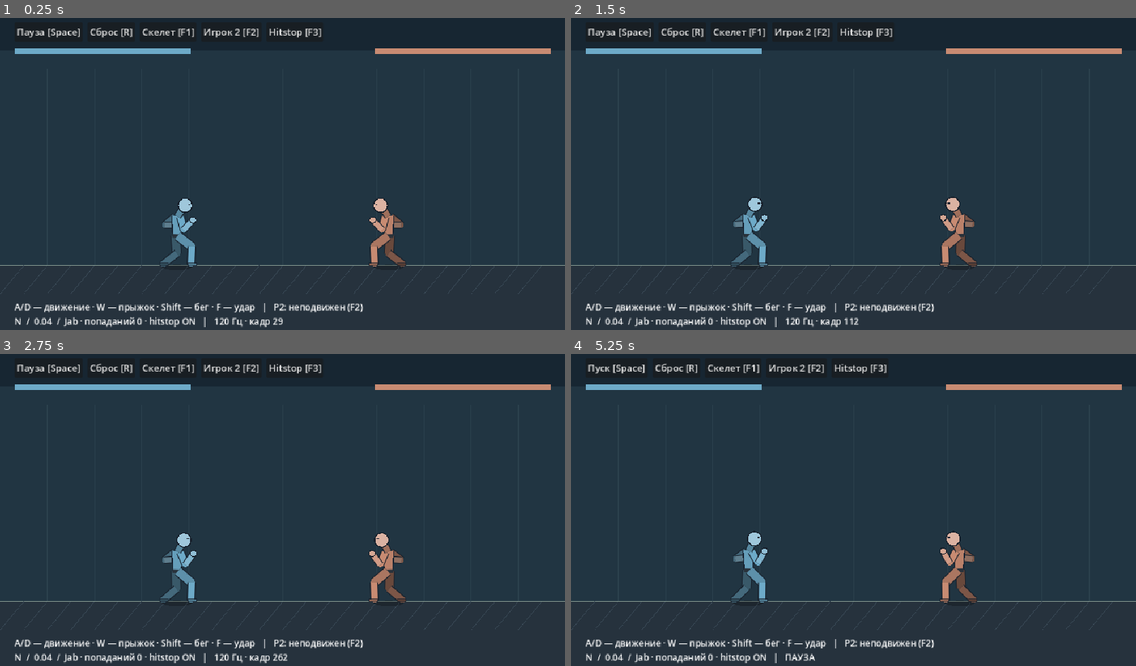
Above: before the commit, frames 1-4 (two rows, left to right).
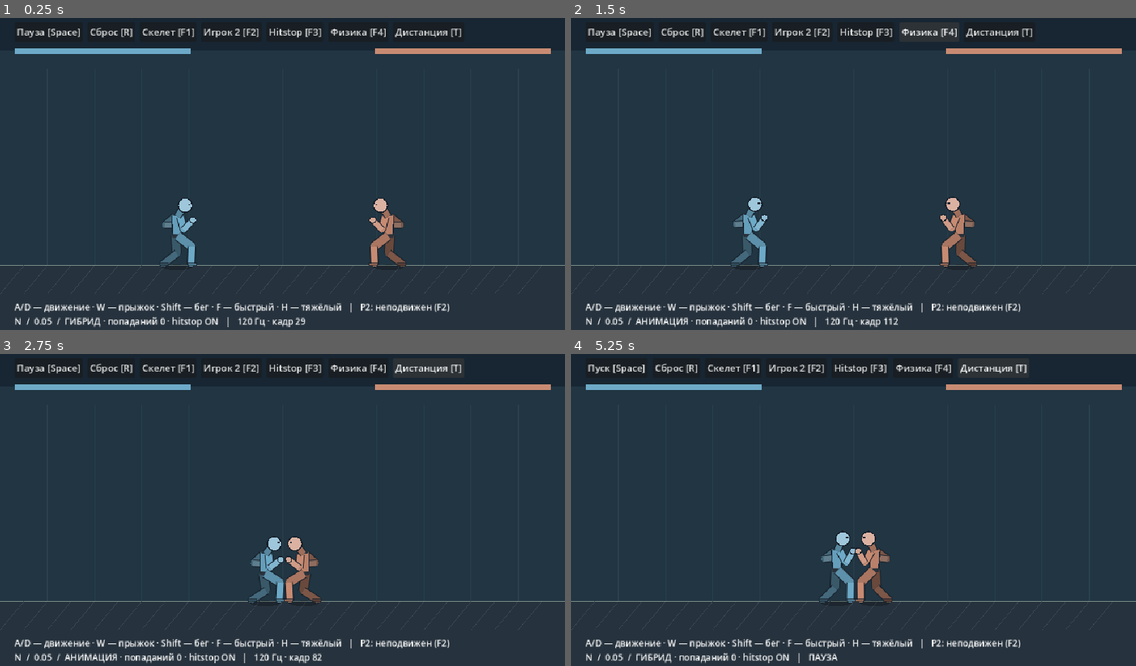
Above: after the commit, the same moments.

Repository: Mefits/pixelfxGadot
Game: Godot game, scene res://game/arena.tscn
The game is run twice, just before and just after one commit, with the same random seed, the same clock (stepped at 60 frames per second) and the same inputs.
Inputs (mouse positions are in pixels of both pictures, inside the frame that each line leads up to):
- Up to frame 1 (0.25 s): no input
- Up to frame 2 (1.5 s): click "Сброс [R]" at 0.5 s; click (926, 30) at 1.25 s, where only the run after the commit has a clickable "Физика [F4]"
- Up to frame 3 (2.75 s): click (429, 366) at 2 s, where only the run after the commit has a clickable "Дистанция [T]"
- Up to frame 4 (5.25 s): click "Пауза [Space]" at 2.75 s; click "Сброс [R]" at 3.5 s; click (921, 366) at 4.25 s, where only the run after the commit has a clickable "Физика [F4]"; click (994, 366) at 5 s, where only the run after the commit has a clickable "Дистанция [T]"

The runs differ from the first frame. In frame 1, 1.6% of the frame differs, in the area x 8-82%, y 3-100%; in frame 2, 1.7%; in frame 3, 4.1%; in frame 4, 4.0%.

Commit message:
N 0.05: heavy punch and bounded coupled spring reaction with A/B comparison

Diff:
--- a/game/arena.gd
+++ b/game/arena.gd
@@ -21,6 +21,8 @@
     _button("Скелет [F1]",func():debug=not debug;queue_redraw())
     _button("Игрок 2 [F2]",_toggle_second)
     _button("Hitstop [F3]",_toggle_hitstop)
+    _button("Физика [F4]",_toggle_hybrid)
+    _button("Дистанция [T]",_close_reset)
     hud=Label.new()
     hud.position=Vector2(24,490)
     hud.add_theme_font_size_override("font_size",15)
@@ -39,8 +41,22 @@
     pause_button.text="Пуск [Space]" if paused else "Пауза [Space]"
     _hud()
 func _reset()->void:
+    var hybrid:bool=world.hybrid_enabled
+    var stop:bool=world.hitstop_enabled
     world=WORLD.new()
+    world.hybrid_enabled=hybrid
+    world.hitstop_enabled=stop
     queue_redraw()
+    _hud()
+func _close_reset()->void:
+    _reset()
+    world.a.separate(150)
+    world.b.separate(world.a.pos.x+66-world.b.pos.x)
+    world.rig_a.sample(world.a)
+    world.rig_b.sample(world.b)
+    queue_redraw()
+func _toggle_hybrid()->void:
+    world.hybrid_enabled=not world.hybrid_enabled
     _hud()
 func _toggle_hitstop()->void:
     world.hitstop_enabled=not world.hitstop_enabled
@@ -56,16 +72,18 @@
         KEY_F1:debug=not debug;queue_redraw()
         KEY_F2:_toggle_second()
         KEY_F3:_toggle_hitstop()
+        KEY_F4:_toggle_hybrid()
+        KEY_T:_close_reset()
 func _held(key:Key)->bool:return Input.is_physical_key_pressed(key)
 func _physics_process(dt:float)->void:
     if paused:return
-    var left:Dictionary={"move":float(_held(KEY_D))-float(_held(KEY_A)),"jump":_held(KEY_W),"run":_held(KEY_SHIFT),"jab":_held(KEY_F)}
-    var right:Dictionary={} if single_player else {"move":float(_held(KEY_RIGHT))-float(_held(KEY_LEFT)),"jump":_held(KEY_UP),"run":_held(KEY_CTRL),"jab":_held(KEY_K)}
+    var left:Dictionary={"move":float(_held(KEY_D))-float(_held(KEY_A)),"jump":_held(KEY_W),"run":_held(KEY_SHIFT),"jab":_held(KEY_F),"heavy":_held(KEY_H)}
+    var right:Dictionary={} if single_player else {"move":float(_held(KEY_RIGHT))-float(_held(KEY_LEFT)),"jump":_held(KEY_UP),"run":_held(KEY_CTRL),"jab":_held(KEY_K),"heavy":_held(KEY_L)}
     world.advance(dt,left,right)
     _hud()
     queue_redraw()
 func _hud()->void:
-    hud.text="A/D — движение · W — прыжок · Shift — бег · F — удар   |   "+("P2: неподвижен (F2)" if single_player else "P2: ←/→ · ↑ · Ctrl · K")+"\nN  /  0.04  /  Jab · попаданий "+str(world.hits)+" · hitst …(118 unchanged characters)…
+    hud.text="A/D — движение · W — прыжок · Shift — бег · F — быстрый · H — тяжёлый   |   "+("P2: неподвижен (F2)" if single_player else "P2: ←/→ · ↑ · Ctrl · K/L")+"\nN  /  0.05  /  "+("ГИБРИД" if world.hybrid_enabled else "АНИМАЦИЯ")+" · попаданий "+str(world.hits)+" · hitst …(118 unchanged characters)…
 func _segment(a:Vector2,b:Vector2,width:float,c:Color)->void:
     draw_line(a,b,Color("#17202b"),width+3,true)
     draw_line(a,b,c,width,true)
--- /dev/null
+++ b/game/impact_reaction.gd
@@ -0,0 +1,31 @@
+extends RefCounted
+## Bounded angular dynamics in facing-right space, degrees and seconds.
+## The pelvis/root is driven by the motor. These channels are visual/pose
+## dynamics, not a free ragdoll or independent rigid-body collider.
+const DT=1.0/120.0
+const LIMITS=Vector4(38,32,50,50)
+var angles:=Vector4.ZERO # torso, head, near arm, far arm
+var speeds:=Vector4.ZERO
+var impacts:int=0
+func clear()->void:
+    angles=Vector4.ZERO
+    speeds=Vector4.ZERO
+func impulse(strength:float,lever:float,direction:float)->void:
+    # Torque scales with the lever arm above the pelvis. Direction is local.
+    var torque:float=clampf(strength,0,2.5)*clampf(lever,.2,1.2)*clampf(direction,-1,1)
+    speeds.x=clampf(speeds.x+torque*510,-1100,1100)
+    # The other channels receive force through the torso, not a synchronized key.
+    impacts+=1
+func step()->void:
+    # Semi-implicit spring integration, fixed dt. Coupling gives secondary lag.
+    var target:=Vector4(0,angles.x*.85,-angles.x*.72,angles.x*.52)
+    var stiffness:=Vector4(120,145,108,92)
+    var damping:=Vector4(17,14,13,12)
+    for i in range(4):
+        speeds[i]+=(stiffness[i]*(target[i]-angles[i])-damping[i]*speeds[i])*DT
+        var raw:float=angles[i]+speeds[i]*DT
+        angles[i]=clampf(raw,-LIMITS[i],LIMITS[i])
+        if angles[i]!=raw:speeds[i]=0
+    if angles.length()<.03 and speeds.length()<.2:clear()
+func finite()->bool:
+    return angles.is_finite() and speeds.is_finite()
--- a/game/jab.gd
+++ b/game/jab.gd
@@ -1,5 +1,13 @@
 extends RefCounted
-## One authored jab, no combo or secondary physics. Fixed 120 Hz.
+## Two authored attacks and optional bounded spring reaction. Fixed 120 Hz.
+const REACTION=preload("res://game/impact_reaction.gd")
+const HEAVY_DURATION=80
+const HEAVY_ACTIVE_FROM=24
+const HEAVY_ACTIVE_TO=36
+const HEAVY_DAMAGE=25
+const HEAVY_KNOCKBACK=235.0
+const HEAVY_HURT=50
+const HEAVY_HITSTOP=10
 const DURATION=48
 const ACTIVE_FROM=12
 const ACTIVE_TO=23
@@ -18,6 +26,23 @@
     [32,1.0,2.0,-50.0,6.0,Vector2(25,5),Vector2(7,10)],
     [48,0.0,0.0,-50.0,0.0,Vector2(20,0),Vector2(7,10)]
 ]
+# Heavy uses the rear fist, compact preparation, full torso drive and longer recovery.
+const HEAVY_KEYS=[
+    [0,0.0,0.0,-50.0,0.0,Vector2(20,0),Vector2(7,10)],
+    [10,1.0,-5.0,-48.0,-12.0,Vector2(17,2),Vector2(-12,9)],
+    [20,1.0,-1.0,-49.0,-4.0,Vector2(17,5),Vector2(3,8)],
+    [24,1.0,6.0,-51.0,19.0,Vector2(10,9),Vector2(42,-2)],
+    [29,1.0,9.0,-51.0,28.0,Vector2(6,10),Vector2(44,-3)],
+    [36,1.0,7.0,-50.0,23.0,Vector2(8,10),Vector2(42,0)],
+    [51,1.0,1.0,-49.0,8.0,Vector2(17,5),Vector2(20,13)],
+    [80,0.0,0.0,-50.0,0.0,Vector2(20,0),Vector2(7,10)]
+]
+var reaction=REACTION.new()
+var kind:String="jab"
+var heavy_latch:bool=false
+var queued_kind:String="jab"
+var hurt_total:int=HURT_TICKS
+var hurt_heavy:bool=false
 var age:int=-1
 var hurt:int=0
 var hp:int=100
@@ -25,38 +50,58 @@
 var connected:bool=false
 var latch:bool=false
 var queued:bool=false
-func capture(pressed:bool)->void:
-    if pressed and not latch:queued=true
+func capture(pressed:bool,heavy:bool=false)->void:
+    if heavy and not heavy_latch:
+        queued=true
+        queued_kind="heavy"
+    elif pressed and not latch:
+        queued=true
+        queued_kind="jab"
     latch=pressed
+    heavy_latch=heavy
+func duration()->int:return HEAVY_DURATION if kind=="heavy" else DURATION
+func fist()->String:return "hand_far" if kind=="heavy" else "hand_near"
+func profile()->Dictionary:
+    return {"damage":HEAVY_DAMAGE,"knockback":HEAVY_KNOCKBACK,"hurt":HEAVY_HURT,"freeze":HEAVY_HITSTOP,"strength":2.0,"heavy":true} if kind=="heavy" else {"damage":DAMAGE,"knockback":KNOCKBACK,"hurt":HURT_TICKS,"freeze":HITSTOP,"strength":1.0,"heavy":false}
 func tick(m)->void:
+    reaction.step()
     if hurt>0:hurt-=1
     if age>=0:
         age+=1
-        if age>=DURATION:age=-1
+        if age>=duration():age=-1
     if queued and hp>0 and hurt==0 and age<0 and m.grounded:
         age=0
+        kind=queued_kind
         connected=false
         attacks+=1
     queued=false
 func locked()->bool:return age>=0 or hurt>0 or hp<=0
-func active()->bool:return age>=ACTIVE_FROM and age<=ACTIVE_TO and not connected
-func receive(m,direction:int)->void:
-    hp=maxi(0,hp-DAMAGE)
+func active()->bool:
+    return age>=(HEAVY_ACTIVE_FROM if kind=="heavy" else ACTIVE_FROM) and age<=(HEAVY_ACTIVE_TO if kind=="heavy" else ACTIVE_TO) and not connected
+func receive(m,direction:int,attack:Dictionary,lever:float)->void:
+    hp=maxi(0,hp-int(attack.damage))
     age=-1
-    hurt=HURT_TICKS
+    hurt=int(attack.hurt)
+    hurt_total=hurt
+    hurt_heavy=bool(attack.heavy)
     queued=false
-    m.velocity.x=KNOCKBACK*direction
-func pose()->Dictionary:
+    m.velocity.x=float(attack.knockback)*direction
+    reaction.impulse(float(attack.strength),lever,float(direction*m.facing))
+func pose(hybrid:bool=false)->Dictionary:
     if hurt>0:
-        var u:float=float(hurt)/HURT_TICKS
-        return {"weight":u,"hip":Vector2(-3,-47),"lean":-24.0,"lead":Vector2(8,19),"rear":Vector2(-6,20)}
+        var u:float=float(hurt)/hurt_total
+        if hybrid:
+            # Small authored loss of balance; actual upper-body motion comes from springs.
+            return {"weight":u*.55,"hip":Vector2(-2,-45 if hurt_heavy else -48),"lean":-5.0,"lead":Vector2(16,8),"rear":Vector2(6,12)}
+        return {"weight":u,"hip":Vector2(-5,-44) if hurt_heavy else Vector2(-3,-47),"lean":-36.0 if hurt_heavy else -24.0,"lead":Vector2(8,19),"rear":Vector2(-6,20)}
     if age<0:return {}
-    var a:Array=KEYS[0]
-    var b:Array=KEYS[1]
-    for i in range(1,KEYS.size()):
-        if age<=int(KEYS[i][0]):
-            a=KEYS[i-1]
-            b=KEYS[i]
+    var keys:Array=HEAVY_KEYS if kind=="heavy" else KEYS
+    var a:Array=keys[0]
+    var b:Array=keys[1]
+    for i in range(1,keys.size()):
+        if age<=int(keys[i][0]):
+            a=keys[i-1]
+            b=keys[i]
             break
     var u:float=float(age-int(a[0]))/float(int(b[0])-int(a[0]))
     u=u*u*(3-2*u)
--- a/game/rig.gd
+++ b/game/rig.gd
@@ -19,7 +19,7 @@
     var end:Vector2=a+direction*d
     var joint:Vector2=a+direction*along+Vector2(-direction.y,direction.x)*height*bend
     return [joint,end]
-func sample(m,action:Dictionary={})->Dictionary:
+func sample(m,action:Dictionary={},reaction:Vector4=Vector4.ZERO)->Dictionary:
     var direction:float=float(m.facing)
     var speed:float=absf(m.velocity.x)
     var relative:float=m.velocity.x*direction
@@ -50,9 +50,10 @@
             var dx:float=absf((foot.x-m.pos.x)*direction-hip_x-(2 if i==0 else -2))
             var max_height:float=sqrt(maxf(4,59.7*59.7-minf(dx,58)*minf(dx,58)))
             hip_y=maxf(hip_y,foot.y-m.pos.y-2-max_height)
+    lean=clampf(lean+reaction.x,-55,55)
     var hip:=Vector2(hip_x,hip_y)
     var chest:=hip+Vector2(0,-TORSO).rotated(deg_to_rad(lean))
-    var head:=chest+Vector2(0,-NECK).rotated(deg_to_rad(lerpf(float(g.head),lean*.6,moving)))
+    var head:=chest+Vector2(0,-NECK).rotated(deg_to_rad(clampf(lerpf(float(g.head),(lean-reaction.x)*.6,moving)+reaction.y,-45,60)))
     var local:Dictionary={"hips":hip,"chest":chest,"head":head}
     for i in range(2):
         var side:String="near" if i==0 else "far"
@@ -74,6 +75,7 @@
         if m.grounded:hand_goal+=Vector2(4*m.land,8*m.land)
         else:hand_goal=shoulder+Vector2(MOTION.air(m,i).hand)
         if weight>0:hand_goal=hand_goal.lerp(shoulder+Vector2(action.lead if i==0 else action.rear),weight)
+        hand_goal=shoulder+(hand_goal-shoulder).rotated(deg_to_rad(reaction.z if i==0 else reaction.w))
         var arm:Array[Vector2]=chain(shoulder,hand_goal,UPPER_ARM,LOWER_ARM,1)
         local["shoulder_"+side]=shoulder
         local["elbow_"+side]=arm[0]
--- a/game/world.gd
+++ b/game/world.gd
@@ -8,6 +8,8 @@
 var freeze:int=0
 var frozen_ticks:int=0
 var hitstop_enabled:bool=true
+var hybrid_enabled:bool=true
+var last_lever:float=0
 var last_contact:=Vector2.ZERO
 var a=M.new(300,1)
 var b=M.new(660,-1)
@@ -24,8 +26,8 @@
         tick(left,right)
         accumulator=maxf(0,accumulator-M.DT)
 func tick(left:Dictionary,right:Dictionary)->void:
-    jab_a.capture(bool(left.get("jab",false)))
-    jab_b.capture(bool(right.get("jab",false)))
+    jab_a.capture(bool(left.get("jab",false)),bool(left.get("heavy",false)))
+    jab_b.capture(bool(right.get("jab",false)),bool(right.get("heavy",false)))
     if freeze>0:
         freeze-=1
         frozen_ticks+=1
@@ -33,8 +35,8 @@
         return
     jab_a.tick(a)
     jab_b.tick(b)
-    var prev_a:Vector2=rig_a.points.hand_near
-    var prev_b:Vector2=rig_b.points.hand_near
+    var prev_a:Vector2=rig_a.points[jab_a.fist()]
+    var prev_b:Vector2=rig_b.points[jab_b.fist()]
     var ax:float=a.pos.x
     var bx:float=b.pos.x
     a.tick(_motor_input(left,jab_a),bx)
@@ -46,23 +48,30 @@
         b.separate(mid+sign0*19-b.pos.x)
         if a.velocity.x*sign0>0:a.velocity.x=0
         if b.velocity.x*sign0<0:b.velocity.x=0
-    rig_a.sample(a,jab_a.pose())
-    rig_b.sample(b,jab_b.pose())
-    # Snapshot both contacts before modifying either fighter.
-    var hit_a:bool=_contact(a,b,jab_a,jab_b,prev_a,rig_a,rig_b)
-    var hit_b:bool=_contact(b,a,jab_b,jab_a,prev_b,rig_b,rig_a)
-    if hit_a:
+    rig_a.sample(a,jab_a.pose(hybrid_enabled),jab_a.reaction.angles if hybrid_enabled else Vector4.ZERO)
+    rig_b.sample(b,jab_b.pose(hybrid_enabled),jab_b.reaction.angles if hybrid_enabled else Vector4.ZERO)
+    # Snapshot contacts and attack parameters before applying either hit.
+    var hit_a:Dictionary=_contact(a,b,jab_a,jab_b,prev_a,rig_a,rig_b)
+    var hit_b:Dictionary=_contact(b,a,jab_b,jab_a,prev_b,rig_b,rig_a)
+    var profile_a:Dictionary=jab_a.profile()
+    var profile_b:Dictionary=jab_b.profile()
+    var pause_ticks:int=0
+    if not hit_a.is_empty():
         jab_a.connected=true
-        last_contact=rig_a.points.hand_near
-        jab_b.receive(b,a.facing)
+        last_contact=hit_a.point
+        last_lever=float(hit_a.lever)
+        jab_b.receive(b,a.facing,profile_a,last_lever)
+        pause_ticks=maxi(pause_ticks,int(profile_a.freeze))
         hits+=1
-    if hit_b:
+    if not hit_b.is_empty():
         jab_b.connected=true
-        last_contact=rig_b.points.hand_near
-        jab_a.receive(a,b.facing)
+        last_contact=hit_b.point
+        last_lever=float(hit_b.lever)
+        jab_a.receive(a,b.facing,profile_b,last_lever)
+        pause_ticks=maxi(pause_ticks,int(profile_b.freeze))
         hits+=1
-    if hit_a or hit_b:
-        if hitstop_enabled:freeze=J.HITSTOP
+    if pause_ticks>0:
+        if hitstop_enabled:freeze=pause_ticks
         # Contact frame stays visible through freeze; hurt pose starts on next tick.
     ticks+=1
 
@@ -70,16 +79,21 @@
     if not j.locked():return input
     return {"lock_facing":true,"hurt":j.hurt>0 or j.hp<=0}
 
-func _contact(src,dst,attack,defender,previous:Vector2,source_rig,target_rig)->bool:
-    if not attack.active() or defender.hp<=0:return false
-    if (dst.pos.x-src.pos.x)*src.facing<=0:return false
-    var p:Vector2=source_rig.points.hand_near
+func _contact(src,dst,attack,defender,previous:Vector2,source_rig,target_rig)->Dictionary:
+    if not attack.active() or defender.hp<=0:return {}
+    if (dst.pos.x-src.pos.x)*src.facing<=0:return {}
+    var p:Vector2=source_rig.points[attack.fist()]
     # Sweep the visible fist against torso capsule sampled at three points.
     # No hit from an arbitrary root distance. Ground/air targets use the same geometry.
     var upper:Vector2=target_rig.points.chest
     var lower:Vector2=target_rig.points.hips
-    for u in [0.0,.5,1.0]:
+    var best:float=17.0
+    var contact:Dictionary={}
+    for u in [0.0,.25,.5,.75,1.0]:
         var center:Vector2=upper.lerp(lower,u)
         var closest:Vector2=Geometry2D.get_closest_point_to_segment(center,previous,p)
-        if center.distance_to(closest)<=17.0:return true
-    return false
+        var distance:float=center.distance_to(closest)
+        if distance<=best:
+            best=distance
+            contact={"point":closest,"lever":clampf(1.0-float(u),.2,1.0)}
+    return contact
--- /dev/null
+++ b/tests/hybrid.gd
@@ -0,0 +1,96 @@
+extends SceneTree
+const W=preload("res://game/world.gd")
+const J=preload("res://game/jab.gd")
+const R=preload("res://game/rig.gd")
+const P=preload("res://game/impact_reaction.gd")
+var errors:int=0
+func _initialize()->void:call_deferred("_run")
+func check(ok:bool,msg:String)->void:
+    if not ok:errors+=1;push_error(msg)
+func close_world()->RefCounted:
+    var w=W.new()
+    w.a.separate(150)
+    w.b.separate(w.a.pos.x+66-w.b.pos.x)
+    w.rig_a.sample(w.a)
+    w.rig_b.sample(w.b)
+    return w
+func _run()->void:
+    var small=P.new()
+    var strong=P.new()
+    var low=P.new()
+    var mirror=P.new()
+    small.impulse(1,1,-1)
+    strong.impulse(2,1,-1)
+    low.impulse(2,.25,-1)
+    mirror.impulse(2,1,1)
+    var peaks:=Vector4.ZERO
+    var head_at_chest_peak:float=0
+    var peak_chest_tick:int=0
+    var peak_head_tick:int=0
+    for i in range(240):
+        small.step()
+        strong.step()
+        low.step()
+        mirror.step()
+        check(strong.finite() and (strong.angles+mirror.angles).length()<.001,"Stable mirrored spring")
+        peaks.x=maxf(peaks.x,absf(small.angles.x))
+        if absf(strong.angles.x)>peaks.y:
+            peaks.y=absf(strong.angles.x)
+            peak_chest_tick=i
+            head_at_chest_peak=absf(strong.angles.y)
+        if absf(strong.angles.y)>peaks.z:
+            peaks.z=absf(strong.angles.y)
+            peak_head_tick=i
+        peaks.w=maxf(peaks.w,absf(low.angles.x))
+    check(peaks.y>peaks.x*1.6 and peaks.y>peaks.w*2,"Strength and contact height affect torque")
+    check(peak_head_tick>peak_chest_tick and peaks.z>head_at_chest_peak,"Head lags torso")
+    check(strong.angles.length()<.03 and strong.speeds.length()<.2,"Settles without runaway")
+    var w=close_world()
+    var baseline=close_world()
+    baseline.hybrid_enabled=false
+    var support:Array[Vector2]=w.a.feet.duplicate()
+    var bx:float=w.b.pos.x
+    var peak:float=0
+    var diff:float=0
+    var freeze_seen:bool=false
+    for i in range(180):
+        var prior:Vector4=w.jab_b.reaction.angles
+        var prior_speed:Vector4=w.jab_b.reaction.speeds
+        var frozen:bool=w.freeze>0
+        var input:Dictionary={"heavy":i<100}
+        w.tick(input,{})
+        baseline.tick(input,{})
+        if frozen:
+            freeze_seen=true
+            check(w.jab_b.reaction.angles==prior and w.jab_b.reaction.speeds==prior_speed,"No spring integration during hitstop")
+        peak=maxf(peak,absf(w.jab_b.reaction.angles.x))
+        diff=maxf(diff,w.rig_b.points.head.distance_to(baseline.rig_b.points.head))
+        check(w.a.feet==support,"Heavy attack planted")
+        for side in ["near","far"]:
+            var p:Dictionary=w.rig_b.points
+            check(absf(p["shoulder_"+side].distance_to(p["elbow_"+side])-R.UPPER_ARM)<.001,"Hybrid upper arm length")
+            check(absf(p["elbow_"+side].distance_to(p["hand_"+side])-R.LOWER_ARM)<.001,"Hybrid forearm length")
+            check(absf(p["thigh_"+side].distance_to(p["knee_"+side])-R.UPPER_LEG)<.001,"Hybrid upper leg length")
+            check(absf(p["knee_"+side].distance_to(p["foot_"+side])-R.LOWER_LEG)<.001,"Hybrid lower leg length")
+        check(absf(w.rig_b.points.hips.distance_to(w.rig_b.points.chest)-R.TORSO)<.001,"Torso length")
+        check(absf(w.rig_b.points.chest.distance_to(w.rig_b.points.head)-R.NECK)<.001,"Neck length")
+    check(w.hits==1 and w.jab_b.hp==75 and w.jab_a.attacks==1,"Heavy one contact")
+    check(w.jab_b.reaction.impacts==1 and peak>10 and diff>3,"Visible hybrid response")
+    check(freeze_seen and w.frozen_ticks==J.HEAVY_HITSTOP,"Heavy hitstop")
+    check(w.b.pos.x>bx+25 and w.b.pos.distance_to(baseline.b.pos)<.001,"Matched A/B root motion")
+    check(baseline.hits==1 and baseline.jab_b.hp==75,"Matched A/B damage")
+    check(not w.jab_b.locked() and w.jab_b.reaction.angles.length()<.15,"Control recovered")
+    var old_x:float=w.b.pos.x
+    for i in range(40):w.tick({},{"move":1})
+    check(w.b.pos.x>old_x+12,"Defender moves after recovery")
+    var opposite=close_world()
+    for i in range(160):opposite.tick({},{"heavy":i==0})
+    check(opposite.hits==1 and opposite.jab_a.hp==75 and opposite.a.pos.x<425,"Heavy mirrored")
+    var miss=W.new()
+    for i in range(120):miss.tick({"heavy":i==0},{})
+    check(miss.hits==0 and miss.jab_b.reaction.impacts==0 and miss.frozen_ticks==0,"Heavy miss no physics")
+    var trade=close_world()
+    for i in range(120):trade.tick({"heavy":i==0},{"heavy":i==0})
+    check(trade.hits==2 and trade.jab_a.hp==75 and trade.jab_b.hp==75,"Heavy trade snapshot")
+    print("N hybrid failures: ",errors,"; spring peaks ",peaks,"; peak ticks ",peak_chest_tick,"/",peak_head_tick,"; A/B head difference ",diff)
+    quit(0 if errors==0 else 1)
--- a/tests/visual.gd
+++ b/tests/visual.gd
@@ -22,6 +22,22 @@
             scene.world.tick(input,{})
         scene.queue_redraw()
         await capture(name+"/frame_%03d"%frame)
+func impact_sequence(scene,name:String,hybrid:bool,heavy:bool)->void:
+    scene.world=W.new()
+    scene.world.hybrid_enabled=hybrid
+    scene.world.a.separate(150)
+    scene.world.b.separate(scene.world.a.pos.x+66-scene.world.b.pos.x)
+    scene.world.rig_a.sample(scene.world.a)
+    scene.world.rig_b.sample(scene.world.b)
+    scene.debug=false
+    DirAccess.make_dir_recursive_absolute("res://reports/"+name)
+    for frame in range(44):
+        for i in range(4):
+            scene.world.tick({"heavy":heavy and frame==3 and i==0,"jab":not heavy and frame==3 and i==0},{})
+        scene._hud()
+        scene.queue_redraw()
+        await capture(name+"/frame_%03d"%frame)
+    if scene.world.hits!=1:push_error("Impact capture missed: "+name);quit(1)
 func _run()->void:
     root.size=Vector2i(960,540)
     DirAccess.make_dir_recursive_absolute("res://reports")
@@ -62,6 +78,9 @@
         scene.queue_redraw()
         await capture("jab/frame_%03d"%frame)
     if scene.world.hits!=1:push_error("Jab capture missed");quit(1);return
+    await impact_sequence(scene,"heavy_hybrid",true,true)
+    await impact_sequence(scene,"heavy_authored",false,true)
+    await impact_sequence(scene,"jab_hybrid",true,false)
     scene._pause()
     if not scene.paused:quit(1);return
     scene._reset()
Not shown, changed: docs/CHECKPOINT.md
Not shown, changed: docs/PLAN.md
